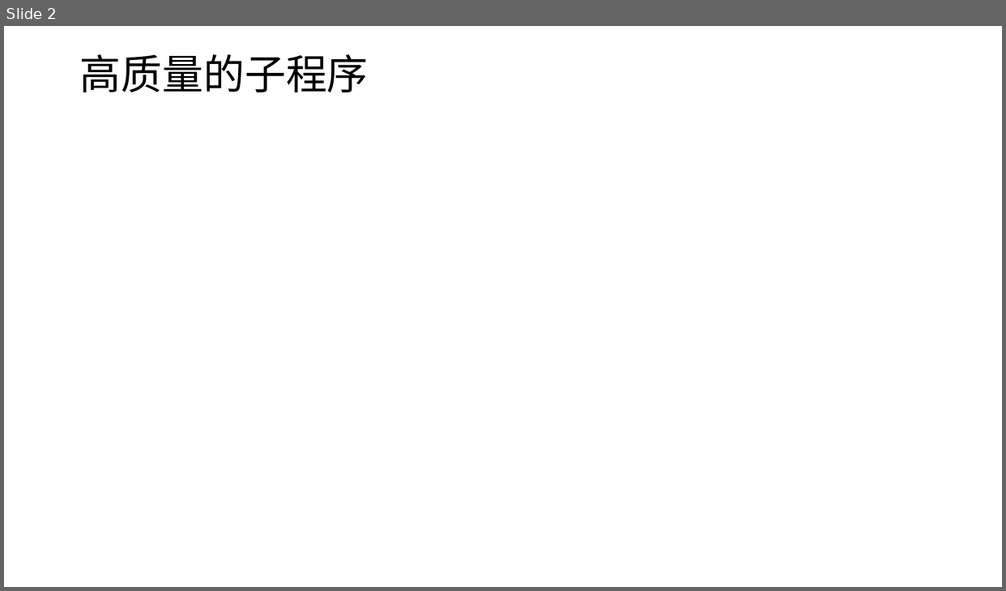
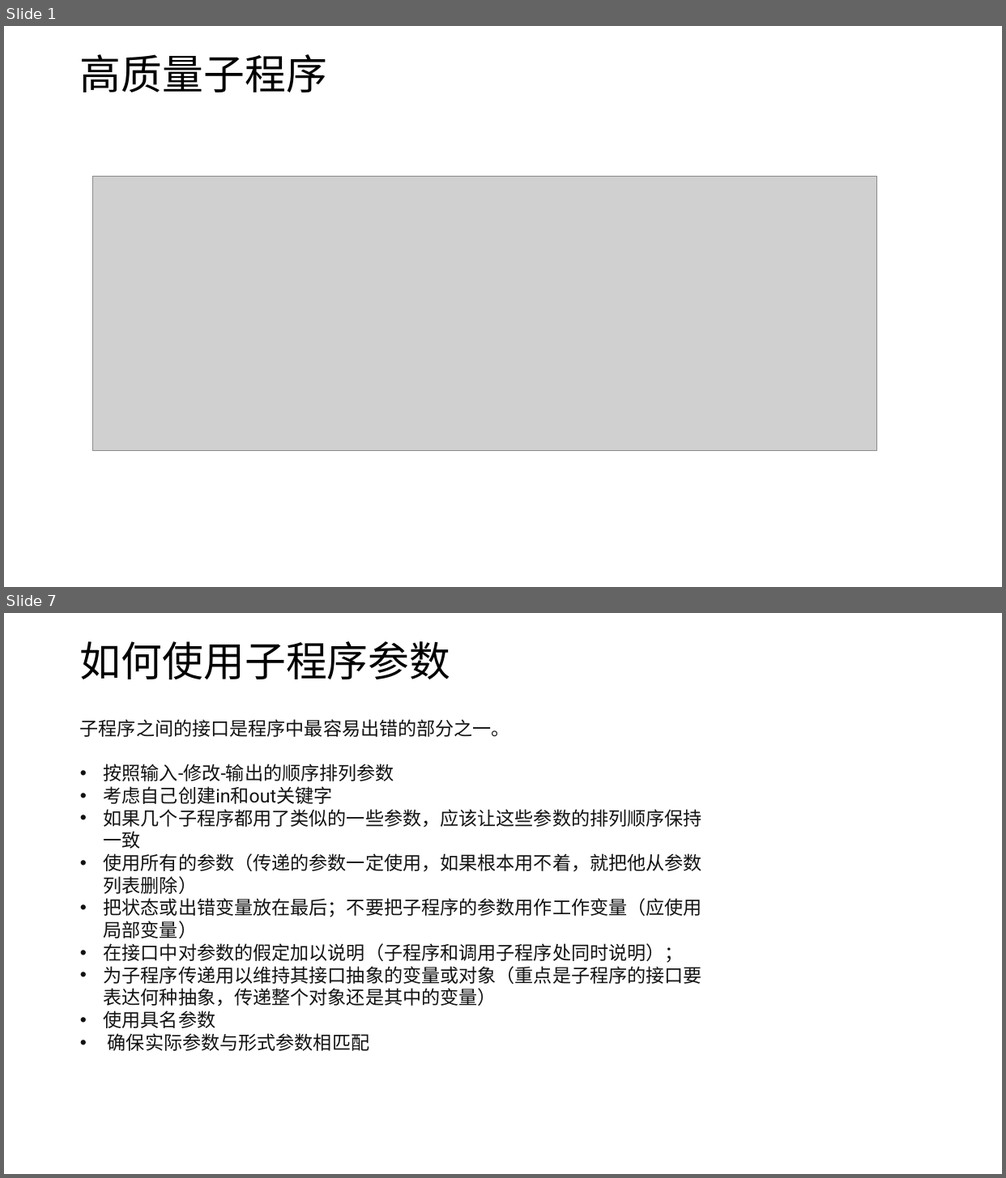
Before and after one commit to wswz963852/image, a slide deck: 演示文稿1.pptx. Shown one above the other, each under a label of ours: slide 2 before the commit, slides 1 and 7 after it; the slides between them are not shown. The pictures are 1006x591 and 1006x1178 pixels, drawn with LibreOffice and Linux fonts; fonts in the diff are those of the drawing; grey boxes stand for pictures. Boxes give left, top, right and bottom in pixels: in the first picture for what was removed or moved away, otherwise in the second. Text is boxed around its words. In the diff, an @@ line names an element or a change of style, - is before the commit and + after.

Commit message:
按按照输入

```diff
--- a/演示文稿1.pptx
+++ b/演示文稿1.pptx
@@ slide 7 added at (4, 613, 1002, 1174), background #FFFFFF @@
@@ title added at (80, 641, 450, 680), 39.6 pt, text #000000 @@
+如何使用子程序参数
@@ text added at (80, 719, 702, 1051), 18 pt, text #121212 @@
+子程序之间的接口是程序中最容易出错的部分之一。
+• 按照输入-修改-输出的顺序排列参数
+• 考虑自己创建in和out关键字
+• 如果几个子程序都用了类似的一些参数，应该让这些参数的排列顺序保持一致
+• 使用所有的参数（传递的参数一定使用，如果根本用不着，就把他从参数列表删除）
+• 把状态或出错变量放在最后；不要把子程序的参数用作工作变量（应使用局部变量）
+• 在接口中对参数的假定加以说明（子程序和调用子程序处同时说明）；
+• 为子程序传递用以维持其接口抽象的变量或对象（重点是子程序的接口要表达何种抽象，传递整个对象还是其中的变量）
+• 使用具名参数
+• 确保实际参数与形式参数相匹配
@@ what was slide 2 is now slide 1 @@
@@ slide 1 changed as well @@
@@ title at (80, 54, 327, 92): text changed @@
-高质量的子程序
+高质量子程序
@@ picture added at (92, 177, 877, 450) @@
```
Also in this commit, not shown: 1 other slide changed, 5 other slides added, 1 slide removed.
